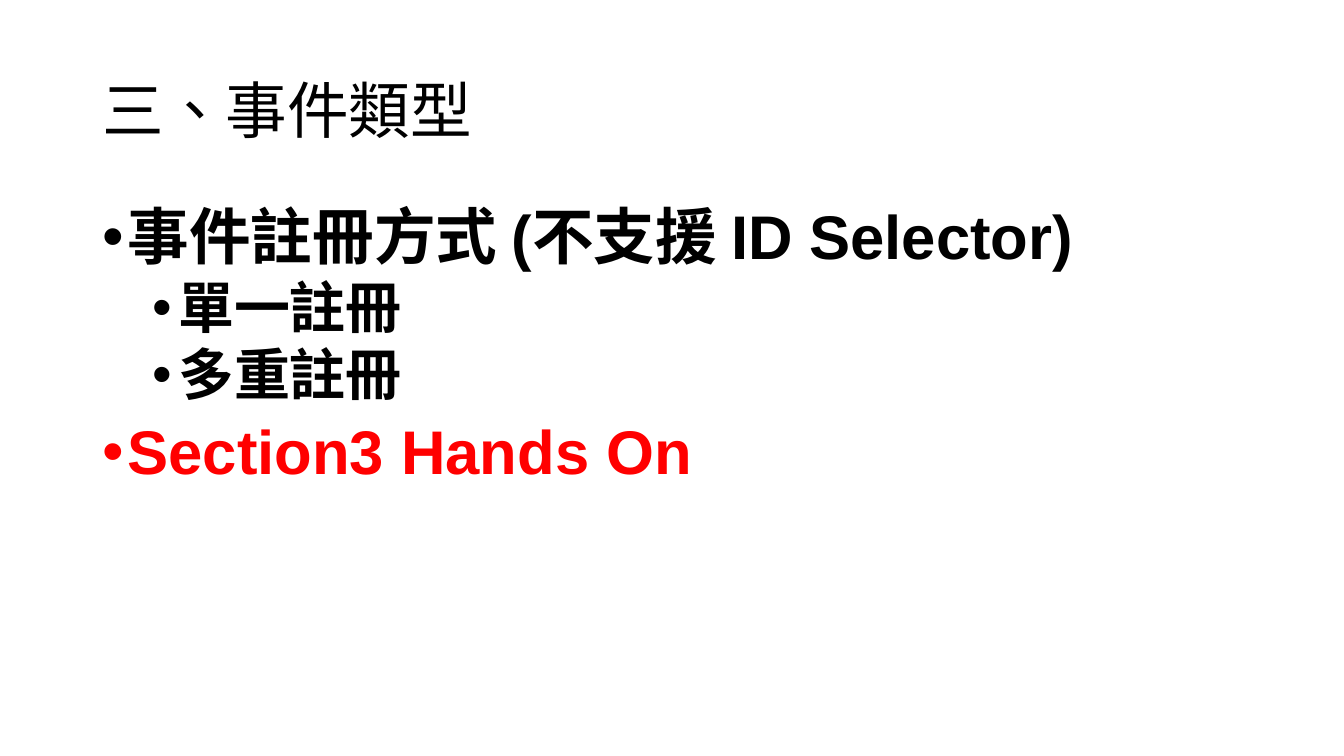
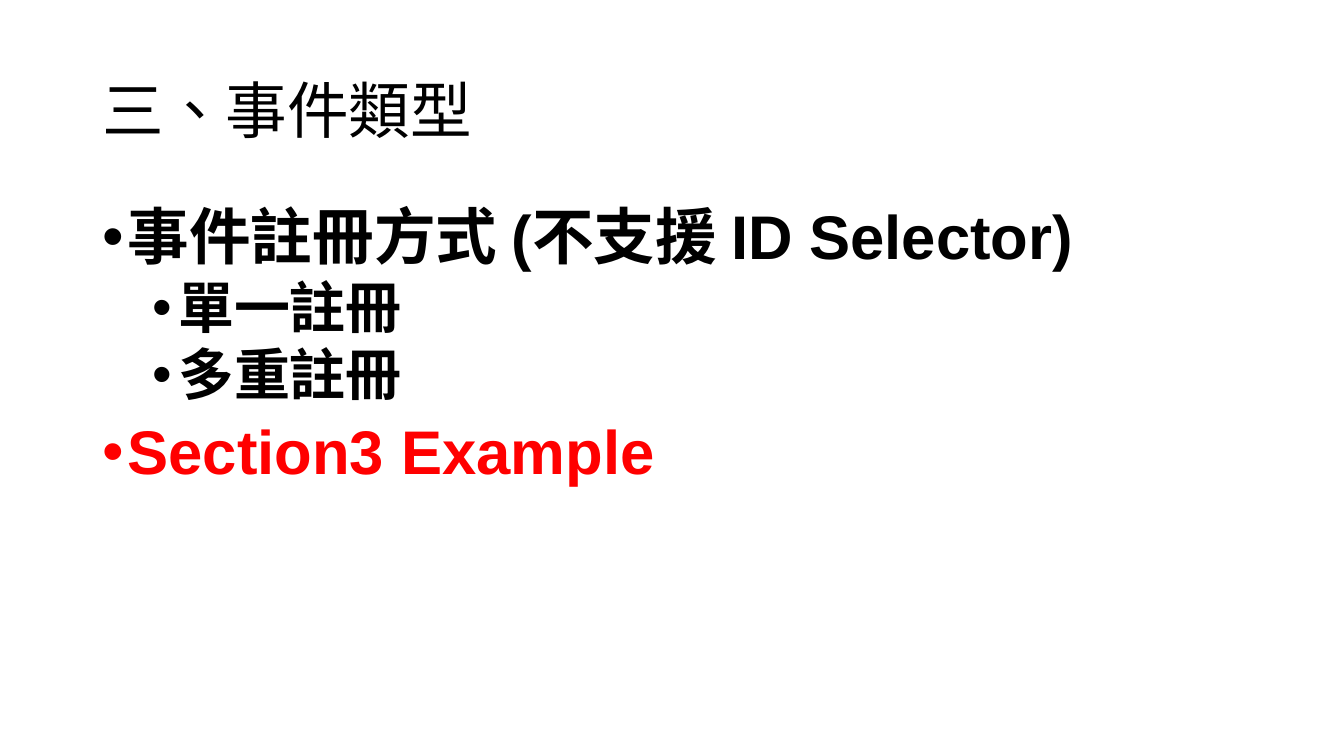
Before and after one commit to Benknightdark/jquerytutorial, a slide deck: slide 9 of jquerytutorial.pptx. Drawn at 1344x756 pixels with LibreOffice and Linux fonts; fonts in the diff are those of the drawing. Boxes give left, top, right and bottom in pixels: in the first picture for what was removed or moved away, otherwise in the second. Text is boxed around its words. In the diff, an @@ line names an element or a change of style, - is before the commit and + after.

```diff
--- a/jquerytutorial.pptx
+++ b/jquerytutorial.pptx
@@ text at [128, 429, 654, 486]: text changed @@
-• Section3 Hands On
+• Section3 Example
```
Also in this commit, not shown: 3 other slides changed, 1 other file.
